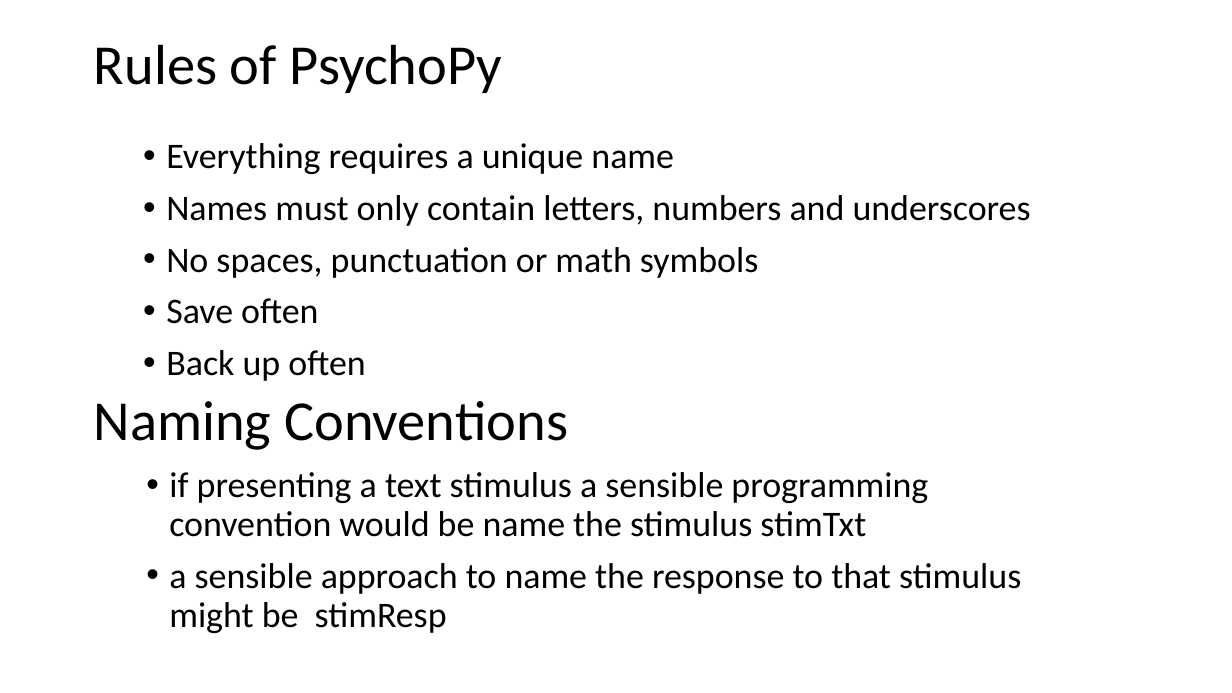
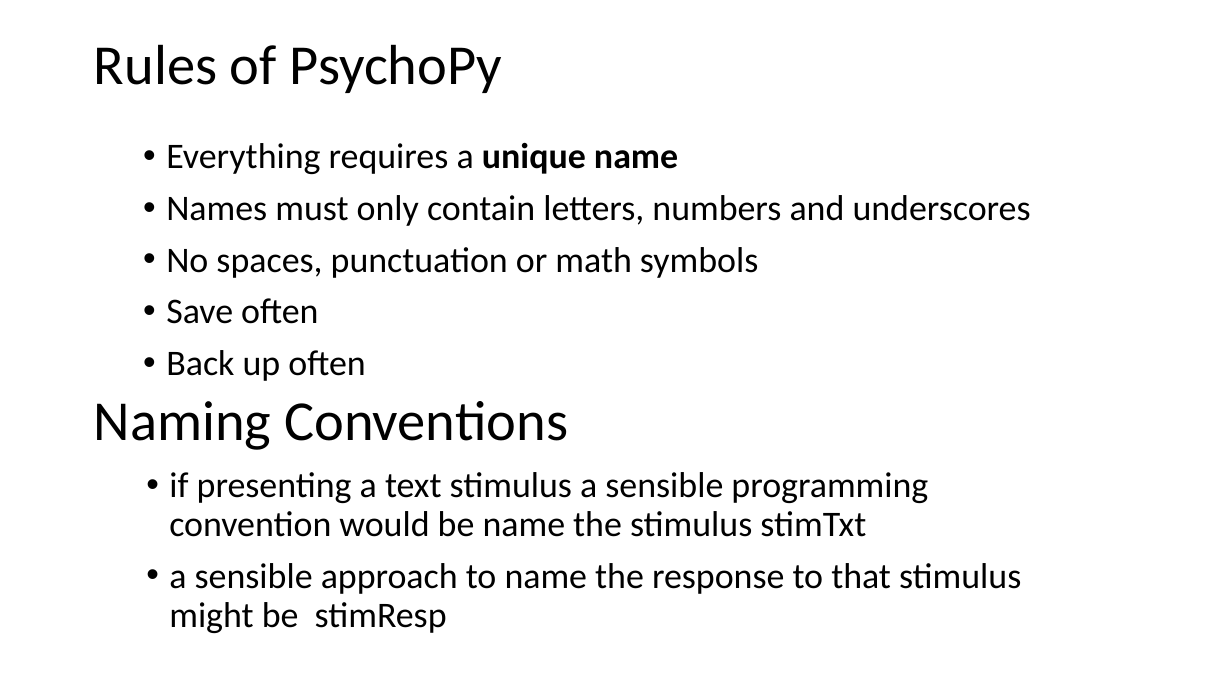
Before and after one commit to GlenPennington/EDP, a slide deck: slide 16 of ppts/001_Getting_Started_with_PsychoPy.pptx. Drawn at 1232x693 pixels with LibreOffice and Linux fonts; fonts in the diff are those of the drawing. Boxes give left, top, right and bottom in pixels: in the first picture for what was removed or moved away, otherwise in the second. Text is boxed around its words. In the diff, an @@ line names an element or a change of style, - is before the commit and + after.

```diff
--- a/ppts/001_Getting_Started_with_PsychoPy.pptx
+++ b/ppts/001_Getting_Started_with_PsychoPy.pptx
@@ text at (166, 142, 678, 174): bold on in "unique name" @@
```
Also in this commit, not shown: 6 other files.
